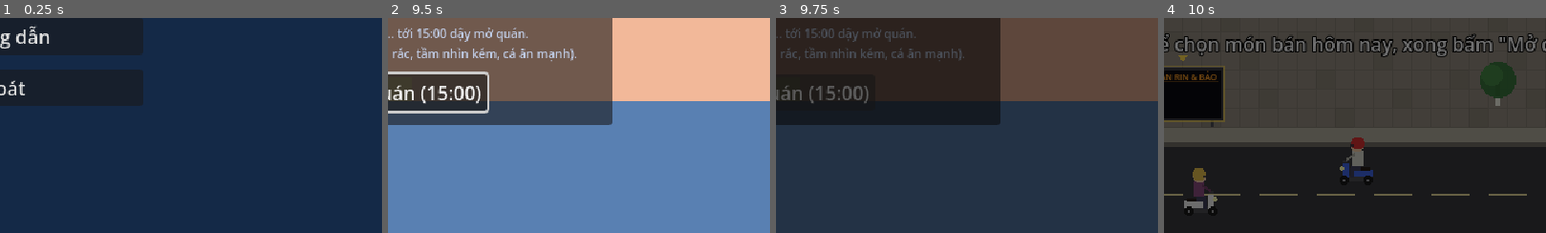
Above: before the commit, frames 1-4 (left to right).
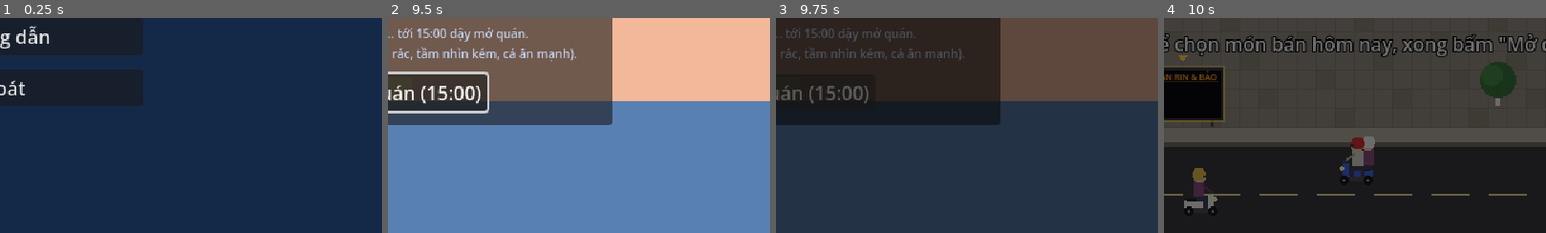
Above: after the commit, the same moments.

Repository: Th1nh2411/tide-then-table
Game: Godot game, scene res://scenes/main_menu/main_menu.tscn
Same seed, same stepped clock (60 frames per second), same inputs: the game is played once before the commit and once after it.
Inputs (mouse positions are % of the whole screen's width and height, from its top left):
- Up to frame 1 (0.25 s): no input
- Up to frame 2 (9.5 s): click "Chơi mới" at 0.5 s; tap Enter at 1.25, 2.75 s; move the mouse to (72, 45) at 1.27 s; hold D (turn_right) 1.28-2 s; hold Space (cast) 1.28-2 s; click (72, 45) at 1.42 s; tap E (interact) at 1.55, 3.05, 4.55, 6.05, 9.05 s; drag from (30, 55) to (45, 70) at 2.02 s; move the mouse to (60, 28) at 2.77 s; hold D (turn_right) 2.78-3.5 s; hold Space (cast) 2.78-3.5 s; drag from (45, 70) to (20, 35) at 3.52 s; tap Space (cast) at 4.25 s; move the mouse to (80, 65) at 4.27 s; hold A (turn_left) 4.28-5 s; hold Q (drop_net) 4.28-5 s; tap Escape (pause) at 4.9 s; drag from (20, 35) to (35, 25) at 5.02 s; move the mouse to (55, 50) at 5.77 s; hold S (throttle_back) 5.78-6.5 s; hold Tab (open_hold) 5.78-6.5 s; click (55, 50) at 5.92 s; click "Đóng" at 6.5 s; drag from (35, 25) to (30, 55) at 7.27 s; click "Về nhà ngủ →" at 8 s; move the mouse to (72, 45) at 8.77 s; hold W (throttle_forward) from 8.78 s (still down); hold F (repair_boat) from 8.78 s (still down)
- Up to frame 3 (9.75 s): release W (throttle_forward) at 9.5 s; release F (repair_boat) at 9.5 s; click "Dậy mở quán (15:00)" at 9.5 s
- Up to frame 4 (10 s): no input
The pictures show only the part of the screen within x 50-100%, y 50-100%; the shares and areas given below are measured in that part.

Frames 1-3 are identical in both runs. In frame 4, 0.4% of the frame differs, in the area x 51-56%, y 55-74%.

Commit message:
feat(grocery): cheaper bulk buys (rau 10 for 80k, beer 10 towers for 200k); beer sold by the tower instead of a 20 L keg

Diff:
--- a/data/dishes/bia_con_meo.tres
+++ b/data/dishes/bia_con_meo.tres
@@ -9,11 +9,14 @@
 cook_type = 2
 base_price = 75
 color = Color(0.95, 0.72, 0.2, 1)
-market_cost = 150
-market_pack = 20
+market_cost = 25
+market_pack = 3
 portion_units = 3
 unit_name = "lít"
-pack_label = "bình 20 lít"
+pack_label = "1 tháp"
+bulk_packs = 10
+bulk_cost = 200
+bulk_label = "10 tháp"
 keeps_overnight = true
 always_available = true
 instant_serve = true
--- a/data/dishes/rau_muong_xao_toi.tres
+++ b/data/dishes/rau_muong_xao_toi.tres
@@ -10,4 +10,6 @@
 base_price = 30
 color = Color(0.35, 0.7, 0.3, 1)
 market_cost = 10
+bulk_packs = 10
+bulk_cost = 80
 always_available = true
--- a/data/resources/dish_data.gd
+++ b/data/resources/dish_data.gd
@@ -14,15 +14,20 @@
 @export var color: Color = Color.WHITE
 ## Market dishes (no `ingredients`): price of one buy at Cô Năm's grocery
 ## next door (MarketStall), which gives `market_pack` units (a bunch of rau =
-## 1 portion; a keg of draft beer = 20 litres).
+## 1 portion; a tower's worth of draft beer = 3 litres).
 @export var market_cost: int = 0
 @export var market_pack: int = 1
 ## Units one serving uses (a beer tower = 3 litres).
 @export var portion_units: int = 1
 ## Unit word for stock lines ("phần", "lít") and the name of one buy
-## ("bình 20 lít"; empty = sold per portion).
+## ("1 tháp"; empty = "1 <unit_name>").
 @export var unit_name: String = "phần"
 @export var pack_label: String = ""
+## Bulk buy, cheaper: `bulk_packs` packs at once for `bulk_cost` (0 = none),
+## named `bulk_label` ("10 tháp"; empty = "<n> <unit_name>").
+@export var bulk_packs: int = 0
+@export var bulk_cost: int = 0
+@export var bulk_label: String = ""
 ## Bought goods that keep between days (beer); others are wasted at closing.
 @export var keeps_overnight: bool = false
 
@@ -40,8 +45,27 @@
 	return ingredients.is_empty() and market_cost > 0
 
 
-## Grocery price text: "10k/phần" or "bình 20 lít: 150k".
+func has_bulk() -> bool:
+	return bulk_packs > 1 and bulk_cost > 0
+
+
+func buy_cost(bulk: bool) -> int:
+	return bulk_cost if bulk else market_cost
+
+
+## Units one buy gives.
+func buy_units(bulk: bool) -> int:
+	return market_pack * (bulk_packs if bulk else 1)
+
+
+## One buy with its price: "1 phần 10k", "10 tháp 200k".
+func buy_text(bulk: bool) -> String:
+	var label := pack_label if pack_label else "1 %s" % unit_name
+	if bulk:
+		label = bulk_label if bulk_label else "%d %s" % [buy_units(true), unit_name]
+	return "%s %dk" % [label, buy_cost(bulk)]
+
+
+## Grocery price text: "1 phần 10k · 10 phần 80k".
 func market_text() -> String:
-	if pack_label:
-		return "%s: %dk" % [pack_label, market_cost]
-	return "%dk/%s" % [market_cost, unit_name]
+	return buy_text(false) + ((" · " + buy_text(true)) if has_bulk() else "")
--- a/scenes/restaurant/customer_bikes.gd
+++ b/scenes/restaurant/customer_bikes.gd
@@ -19,6 +19,7 @@
 	## A second guest on the back (party of two).
 	var passenger: bool = false
 	var passenger_shirt: Color
+	var passenger_helmet: Color
 	var leaving: bool = false
 	var facing: float = 1.0
 	var waypoints: Array[Vector2] = []
@@ -63,6 +64,7 @@
 	bike.shirt = shirts.pick_random()
 	bike.passenger = passenger
 	bike.passenger_shirt = shirts.pick_random()
+	bike.passenger_helmet = helmets[(helmets.find(bike.helmet) + 1) % helmets.size()]  # not the driver's
 	var from_left := randf() < 0.5
 	bike.facing = 1.0 if from_left else -1.0
 	var lane := _lane_y(from_left)
@@ -125,7 +127,5 @@
 
 ## Side view while riding, with the rider (pos = lane centre, wheels below).
 func _draw_riding(bike: Bike) -> void:
-	var at := bike.pos + Vector2(0, 8)
-	if bike.rider and bike.passenger:  # behind the driver, drawn first
-		StreetProps.draw_rider(self, at + Vector2(-8 * bike.facing, 1), bike.facing, helmets[0], bike.passenger_shirt)
-	StreetProps.draw_bike_side(self, at, bike.facing, bike.color, bike.rider, bike.helmet, bike.shirt)
+	StreetProps.draw_bike_side(self, bike.pos + Vector2(0, 8), bike.facing, bike.color, bike.rider, bike.helmet,
+		bike.shirt, bike.passenger_shirt if bike.passenger else Color.TRANSPARENT, bike.passenger_helmet)
--- a/scenes/restaurant/kitchen_station.gd
+++ b/scenes/restaurant/kitchen_station.gd
@@ -8,7 +8,7 @@
 ##                             CookingOverlay minigame starts and the dish ends
 ##                             up in his hands
 ##   E on the beer tap         a beer tower for the oldest table that ordered
-##                             one (needs a keg from the grocery): the pour
+##                             one (needs beer from the grocery): the pour
 ##                             minigame (BeerPourGame) runs in the same
 ##                             overlay, the tower ends up in his hands;
 ##                             spilling wastes `spill_litres`
--- a/scenes/restaurant/market_panel.gd
+++ b/scenes/restaurant/market_panel.gd
@@ -1,8 +1,9 @@
 class_name MarketPanel
 extends PanelContainer
 ## Cô Năm's list (opened by E on the stall counter): one row per product
-## (MarketStall.products) with its price (per portion or per crate), how many portions Rin already has
-## and a "Mua" button (or number keys 1-9). E / Esc / "Đóng" closes it.
+## (MarketStall.products) with how much Rin already has and two buy buttons
+## with their price: one pack, and the cheaper bulk buy (number keys 1-9
+## buy one, Shift + number buys bulk). E / Esc / "Đóng" closes it.
 ## The shift keeps running while it's open (Rin just stands there). Built in
 ## code.
 
@@ -12,13 +13,13 @@
 @export var font_size: int = 10
 
 var _money_label: Label
-var _rows: Array[Dictionary] = []  # {"dish", "have": Label, "buy": Button}
+var _rows: Array[Dictionary] = []  # {"dish", "have": Label, "buy": Button, "bulk": Button?}
 
 
 func _ready() -> void:
 	hide()
 	position = Vector2(248, 150)  # below-left of the stall: Rin and the counter stay visible
-	custom_minimum_size = Vector2(230, 0)
+	custom_minimum_size = Vector2(280, 0)
 	var box := VBoxContainer.new()
 	box.add_theme_constant_override("separation", 4)
 	add_child(box)
@@ -61,7 +62,7 @@
 		var index := key.physical_keycode - KEY_1
 		if index >= 0 and index < _rows.size():
 			get_viewport().set_input_as_handled()
-			stall.buy(_rows[index]["dish"])
+			stall.buy(_rows[index]["dish"], key.shift_pressed)
 
 
 func _build_row(index: int, dish: DishData) -> HBoxContainer:
@@ -72,16 +73,31 @@
 	swatch.size_flags_vertical = Control.SIZE_SHRINK_CENTER
 	swatch.color = dish.color
 	row.add_child(swatch)
-	var name_label := _label("%d. %s · %s" % [index + 1, dish.display_name, dish.market_text()])
-	name_label.size_flags_horizontal = Control.SIZE_EXPAND_FILL
-	row.add_child(name_label)
+	var text := VBoxContainer.new()
+	text.add_theme_constant_override("separation", 0)
+	text.size_flags_horizontal = Control.SIZE_EXPAND_FILL
+	text.add_child(_label("%d. %s" % [index + 1, dish.display_name]))
 	var have := _label("")
-	row.add_child(have)
-	var buy := _button("Mua")
-	buy.pressed.connect(func() -> void: stall.buy(dish))
-	row.add_child(buy)
-	_rows.append({"dish": dish, "have": have, "buy": buy})
+	have.add_theme_font_size_override("font_size", font_size - 2)
+	text.add_child(have)
+	row.add_child(text)
+	var entry := {"dish": dish, "have": have}
+	entry["buy"] = _buy_button(dish, false, row)
+	if dish.has_bulk():
+		entry["bulk"] = _buy_button(dish, true, row)
+	_rows.append(entry)
 	return row
+
+
+func _buy_button(dish: DishData, bulk: bool, row: HBoxContainer) -> Button:
+	var button := _button(dish.buy_text(bulk))
+	button.size_flags_vertical = Control.SIZE_SHRINK_CENTER
+	if bulk:
+		button.add_theme_color_override("font_color", Color(0.55, 1.0, 0.55))
+		button.tooltip_text = "Mua sỉ, rẻ hơn (Shift + số)"
+	button.pressed.connect(func() -> void: stall.buy(dish, bulk))
+	row.add_child(button)
+	return button
 
 
 func _refresh() -> void:
@@ -89,8 +105,11 @@
 	for row in _rows:
 		var dish: DishData = row["dish"]
 		var in_bag := stall.bag.count(dish)
-		(row["have"] as Label).text = "tủ %d%s" % [stall.stock.count(dish), (" +%d túi" % in_bag) if in_bag > 0 else ""]
-		(row["buy"] as Button).disabled = GameState.money < dish.market_cost
+		(row["have"] as Label).text = "tủ %d %s%s" % [stall.stock.count(dish), dish.unit_name,
+			(" +%d túi" % in_bag) if in_bag > 0 else ""]
+		(row["buy"] as Button).disabled = GameState.money < dish.buy_cost(false)
+		if row.has("bulk"):
+			(row["bulk"] as Button).disabled = GameState.money < dish.buy_cost(true)
 
 
 func _label(text: String) -> Label:
--- a/scenes/restaurant/market_stall.gd
+++ b/scenes/restaurant/market_stall.gd
@@ -3,7 +3,8 @@
 ## Cô Năm's grocery next door (the "V" counter of the StreetRoom map): E in
 ## front of the counter (`reach`) opens the list of what she sells
 ## (MarketPanel); each buy is `market_pack` units of a market dish's goods (a
-## bunch of rau, a 20 L keg) for its `market_cost`, before opening or during
+## bunch of rau, a tower's 3 L of beer) for its `market_cost`, or the
+## cheaper bulk buy (`bulk_packs` at once for `bulk_cost`), before opening or during
 ## the shift (not after closing). Bought goods go into Rin's shopping `bag`;
 ## he has to carry them home and E on the fridge ("F") to put them in
 ## `stock` (MarketStock on GameState.pantry, so beer keeps between days) —
@@ -48,12 +49,15 @@
 
 
 ## One buy of `dish`'s goods into the bag; false if the money isn't enough.
-func buy(dish: DishData) -> bool:
-	if not open or not GameState.spend_money(dish.market_cost):
-		message_requested.emit("Không đủ tiền (%dk)" % dish.market_cost)
+## `bulk`: the cheaper bulk buy (DishData.bulk_packs packs at once).
+func buy(dish: DishData, bulk: bool = false) -> bool:
+	bulk = bulk and dish.has_bulk()
+	var cost := dish.buy_cost(bulk)
+	if not open or not GameState.spend_money(cost):
+		message_requested.emit("Không đủ tiền (%dk)" % cost)
 		return false
-	bag.add(dish, dish.market_pack)
-	bought.emit(dish, dish.market_cost)
+	bag.add(dish, dish.buy_units(bulk))
+	bought.emit(dish, cost)
 	return true
 
 
--- a/scenes/restaurant/restaurant_scene.gd
+++ b/scenes/restaurant/restaurant_scene.gd
@@ -155,7 +155,7 @@
 
 # Debug builds, so the restaurant can be tested with F6 without a sea trip:
 # F1 during menu setup adds one of every fish to storage; F2 (any time) puts
-# one keg of every drink the grocery sells straight into the fridge.
+# a bulk buy of every drink the grocery sells straight into the fridge.
 func _unhandled_input(event: InputEvent) -> void:
 	var key := event as InputEventKey
 	if not OS.is_debug_build() or key == null or not key.pressed or key.echo:
@@ -167,8 +167,9 @@
 	elif key.physical_keycode == KEY_F2:
 		for dish in _stall.products:
 			if dish.instant_serve:
-				_stall.stock.add(dish, dish.market_pack)
-				_show_message("[debug] +%d %s %s vào tủ lạnh" % [dish.market_pack, dish.unit_name, dish.display_name])
+				_stall.stock.add(dish, dish.buy_units(dish.has_bulk()))
+				_show_message("[debug] +%d %s %s vào tủ lạnh" % [dish.buy_units(dish.has_bulk()), dish.unit_name,
+					dish.display_name])
 
 
 func _process(delta: float) -> void:
--- a/scenes/restaurant/street_backdrop.gd
+++ b/scenes/restaurant/street_backdrop.gd
@@ -65,5 +65,7 @@
 		if not forward:
 			x = width - 80.0 - x
 		var y := (lanes.x if forward else lanes.y) + 8.0 - (i / 2) * 6.0
+		var back := shirt_colors[(i + 1) % shirt_colors.size()] if i % 3 == 1 else Color.TRANSPARENT  # some carry two
 		StreetProps.draw_bike_side(self, Vector2(x, y), 1.0 if forward else -1.0, bike_colors[i % bike_colors.size()],
-			true, Color(0.9, 0.75, 0.3) if forward else Color(0.85, 0.2, 0.2), shirt_colors[i % shirt_colors.size()])
+			true, Color(0.9, 0.75, 0.3) if forward else Color(0.85, 0.2, 0.2), shirt_colors[i % shirt_colors.size()],
+			back, Color(0.95, 0.95, 0.95))
--- a/scenes/restaurant/street_props.gd
+++ b/scenes/restaurant/street_props.gd
@@ -82,8 +82,10 @@
 
 ## Motorbike riding along the road, side view, ~32 px long (people are 16x32).
 ## `p` = road contact point under the middle; `facing` 1 = right, -1 = left.
+## A second rider on the back when `passenger_shirt` isn't transparent.
 static func draw_bike_side(canvas: CanvasItem, p: Vector2, facing: float, color: Color,
-		rider: bool = false, helmet: Color = Color.WHITE, shirt: Color = Color.GRAY) -> void:
+		rider: bool = false, helmet: Color = Color.WHITE, shirt: Color = Color.GRAY,
+		passenger_shirt: Color = Color.TRANSPARENT, passenger_helmet: Color = Color.WHITE) -> void:
 	var tyre := Color(0.1, 0.1, 0.1)
 	canvas.draw_rect(_flip(p, facing, -13, -8, 25, 5), Color(0.3, 0.3, 0.32))  # frame
 	canvas.draw_rect(_flip(p, facing, -14, -13, 16, 6), color)  # rear body
@@ -95,6 +97,8 @@
 	canvas.draw_circle(p + Vector2(-10 * facing, -4), 1.5, Color(0.6, 0.6, 0.62))
 	canvas.draw_circle(p + Vector2(10 * facing, -4), 1.5, Color(0.6, 0.6, 0.62))
 	canvas.draw_circle(p + Vector2(12 * facing, -14), 1.8, Color(1, 1, 0.7))  # headlight
+	if rider and passenger_shirt.a > 0.0:  # on the back seat, behind the driver
+		draw_rider(canvas, p + Vector2(-9 * facing, -1), facing, passenger_helmet, passenger_shirt)
 	if rider:
 		draw_rider(canvas, p, facing, helmet, shirt)
 		canvas.draw_line(p + Vector2(1 * facing, -26), p + Vector2(8 * facing, -21), shirt.darkened(0.2), 2.0)  # arm
--- a/scenes/test/cooking_test.gd
+++ b/scenes/test/cooking_test.gd
@@ -113,12 +113,16 @@
 	stock.add(rau)
 	_check("bought 2 portions", stock.count(rau) == 2 and stock.total() == 2)
 	_check("cooking takes one", stock.take(rau) and stock.count(rau) == 1)
-	stock.add(beer, beer.market_pack)
-	_check("a keg is 20 litres = 6 towers", stock.count(beer) == 20 and stock.portions(beer) == 6
-		and beer.market_text() == "bình 20 lít: 150k")
-	for k in 6:
+	_check("bulk is cheaper per unit", rau.has_bulk() and beer.has_bulk()
+		and rau.buy_cost(true) * rau.buy_units(false) < rau.buy_cost(false) * rau.buy_units(true)
+		and beer.buy_cost(true) * beer.buy_units(false) < beer.buy_cost(false) * beer.buy_units(true))
+	_check("price texts", rau.market_text() == "1 phần 10k · 10 phần 80k" and beer.buy_text(true) == "10 tháp 200k")
+	stock.add(beer, beer.buy_units(true))
+	_check("bulk beer = 30 litres = 10 towers", stock.count(beer) == 30 and stock.portions(beer) == 10)
+	for k in 10:
 		stock.take(beer)
-	_check("6 towers leave 2 litres, not enough for a 7th", stock.count(beer) == 2 and not stock.take(beer))
+	stock.add(beer, 2)
+	_check("2 litres left: not enough for a tower", stock.count(beer) == 2 and not stock.take(beer))
 	_check("stock writes the shared pantry", int(pantry.get("bia_con_meo", 0)) == 2)
 	var both: Array[DishData] = [rau, beer]
 	_check("closing wastes rau only", stock.discard_perishable(both) == 1 and stock.count(rau) == 0)
--- a/scenes/ui/help_panel.gd
+++ b/scenes/ui/help_panel.gd
@@ -35,7 +35,9 @@
 	"""CHUẨN BỊ
   Bấm vào bảng hiệu LED (viền vàng nhấp nháy): chọn món và số phần, rồi "Mở quán" ("Đóng" để làm việc khác trước).
   Rau muống, tháp bia con mèo luôn có trên menu: đứng trước quầy tạp hoá Cô Năm (bên phải)
-    bấm E mở danh sách, "Mua" (hoặc 1-9): rau 1 phần, bia 1 bình 20 lít (tháp 3 lít).
+    bấm E mở danh sách. Mua lẻ (nút trái / phím 1-9) hoặc mua sỉ rẻ hơn (nút xanh /
+    Shift + số): rau 1 phần 10k / 10 phần 80k, bia 1 tháp 25k / 10 tháp 200k.
+    Rau thừa bỏ cuối ngày nên đừng mua sỉ quá tay; bia để được.
   Đồ mua nằm trong túi trên tay Rin: mang về E ở tủ lạnh (sát tường, trên bàn kê) để cất,
     cất rồi Bảo mới nấu rau / Rin mới rót bia được. Tháp bia không cần nấu, chỉ cần rót.
   Hết rau / bia thì phải chạy sang mua (trước hoặc trong giờ bán).
Not shown, changed: CLAUDE.md
Not shown, changed: PLAN.md
